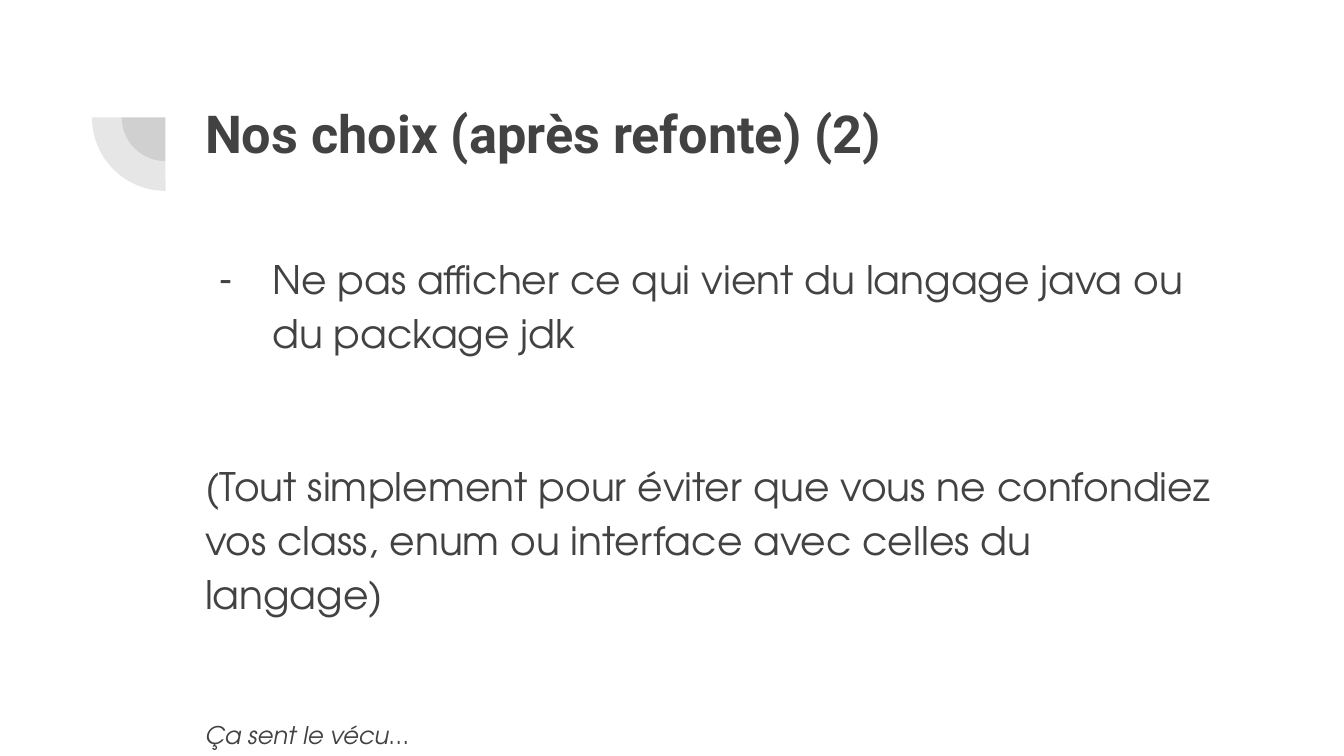
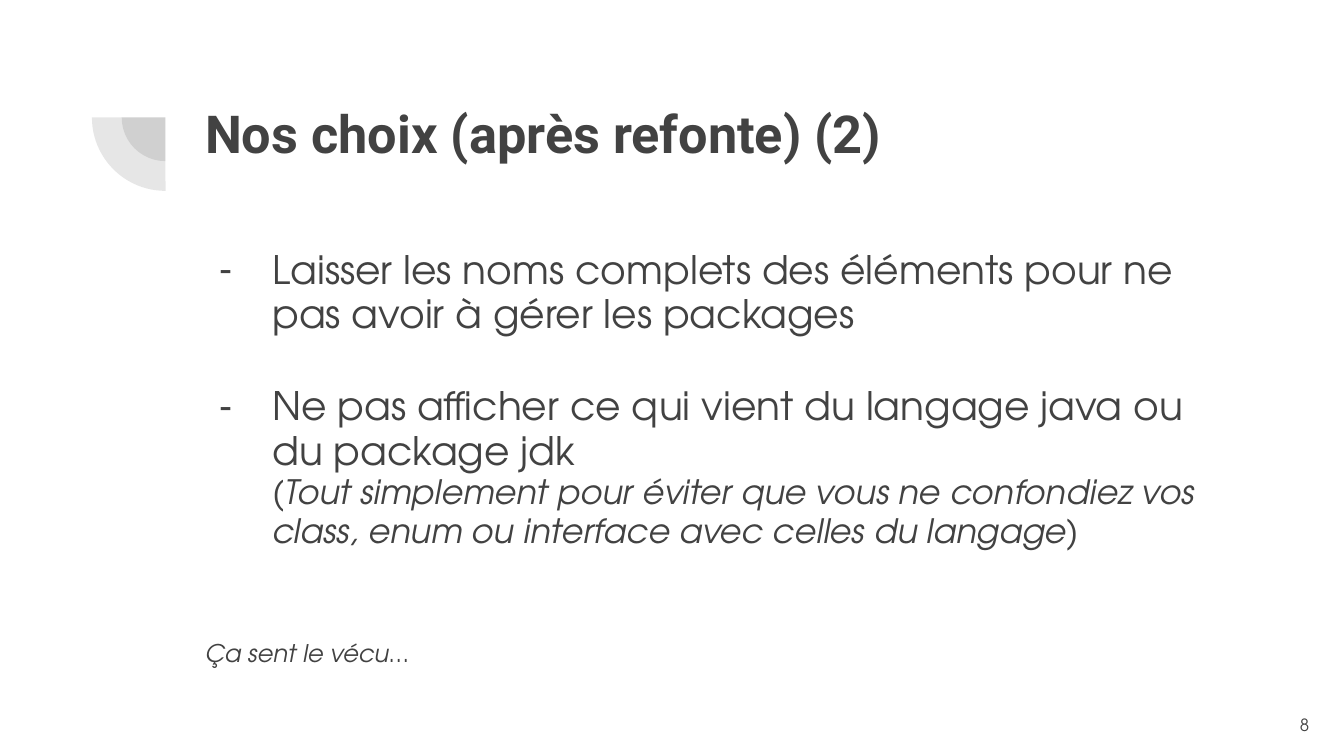
Before and after one commit to GlazKrovi/JavaToPlantUML, a slide deck: slide 8 of deliverable/P21_P22 Diapo soutenance.pptx. Drawn at 1344x756 pixels with LibreOffice and Linux fonts; fonts in the diff are those of the drawing. Boxes give left, top, right and bottom in pixels: in the first picture for what was removed or moved away, otherwise in the second. Text is boxed around its words. In the diff, an @@ line names an element or a change of style, - is before the commit and + after.

```diff
--- a/deliverable/P21_P22 Diapo soutenance.pptx
+++ b/deliverable/P21_P22 Diapo soutenance.pptx
@@ text at box(272, 254, 1195, 551): text changed @@
-– Ne pas afficher ce qui vient du langage java ou du package jdk
-(Tout simplement pour éviter que vous ne confondiez vos class, enum ou interface avec celles du langage)
+– Laisser les noms complets des éléments pour ne pas avoir à gérer les packages
+– Ne pas afficher ce qui vient du langage java ou du package jdk
+  (Tout simplement pour éviter que vous ne confondiez vos class, enum ou interface avec celles du langage)
@@ text at box(205, 643, 409, 668): line spacing 1.15 to 0.95 @@
@@ page number added at box(1300, 718, 1309, 731), 9 pt, text #424242 @@
+8
```
Also in this commit, not shown: 25 other slides changed, 6 slides added.
